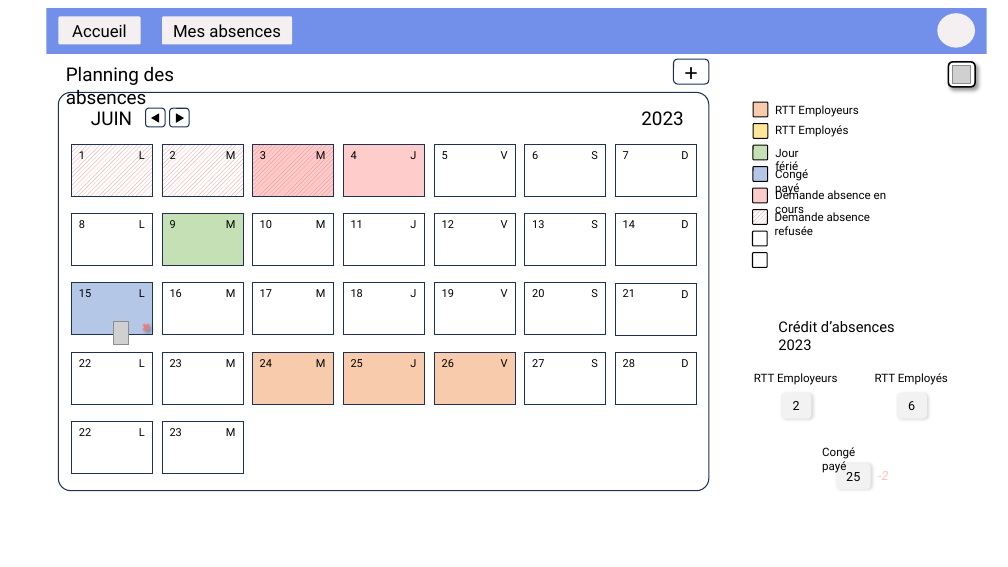
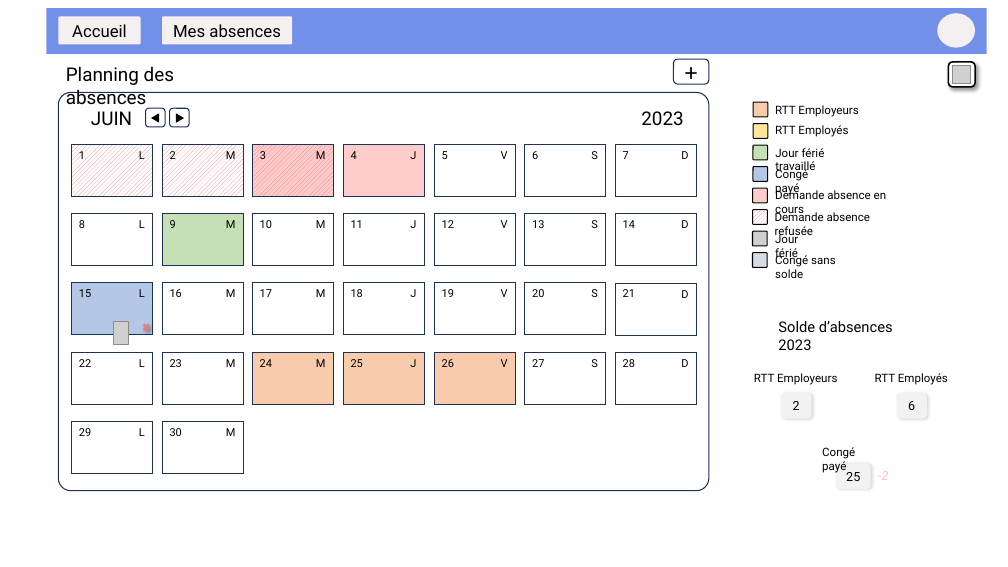
Before and after one commit to Diginamic-m03-Groupe4/gestion-des-absences, a slide deck: slide 1 of conception/maquettes.pptx. Drawn at 1008x567 pixels with LibreOffice and Linux fonts; fonts in the diff are those of the drawing; grey boxes stand for pictures; background and template pictures are left out. Boxes give left, top, right and bottom in pixels: in the first picture for what was removed or moved away, otherwise in the second. Text is boxed around its words. In the diff, an @@ line names an element or a change of style, - is before the commit and + after.

```diff
--- a/conception/maquettes.pptx
+++ b/conception/maquettes.pptx
@@ text at (775, 148, 825, 174): text changed @@
-Jour férié
+Jour férié travaillé
@@ rounded rectangle at (752, 231, 767, 247): fill #FFFFFF to #D0CECE @@
@@ text added at (775, 232, 798, 260), 11 pt, text #000000 @@
+Jour férié
@@ rounded rectangle at (752, 253, 767, 268): fill #FFFFFF to #D6DCE5 @@
@@ text added at (775, 254, 836, 278), 11 pt, text #000000 @@
+Congé sans solde
@@ text at (778, 321, 893, 350): text changed @@
-Crédit d’absences 2023
+Solde d’absences 2023
@@ text at (79, 428, 91, 436): text changed @@
-22
+29
@@ text at (170, 428, 182, 436): text changed @@
-23
+30
```
Also in this commit, not shown: 20 other slides changed, 1 slide added, 1 slide removed, 16 other files.
